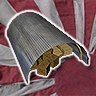
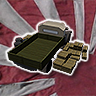
The second 96x96 image is a revision of the first. Changes to its layers:
added layer "Truck Supplies" above "Storage" over [7, 21, 88, 74]
hid "Storage" over [7, 12, 89, 84]
